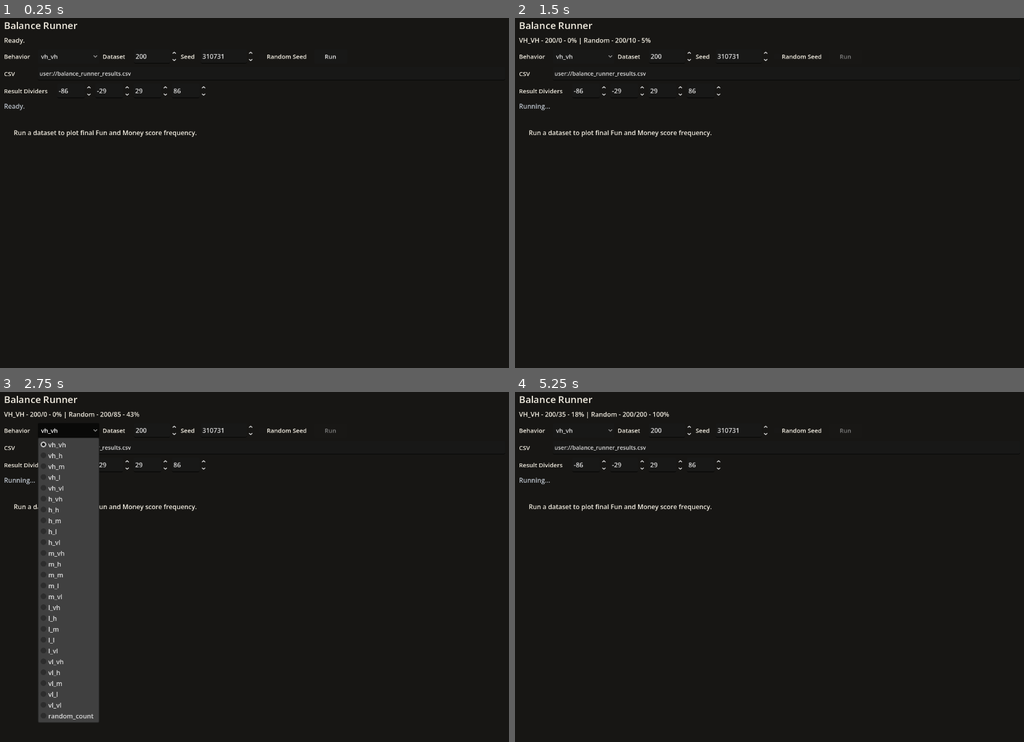
Above: before the commit, frames 1-4 (two rows, left to right).
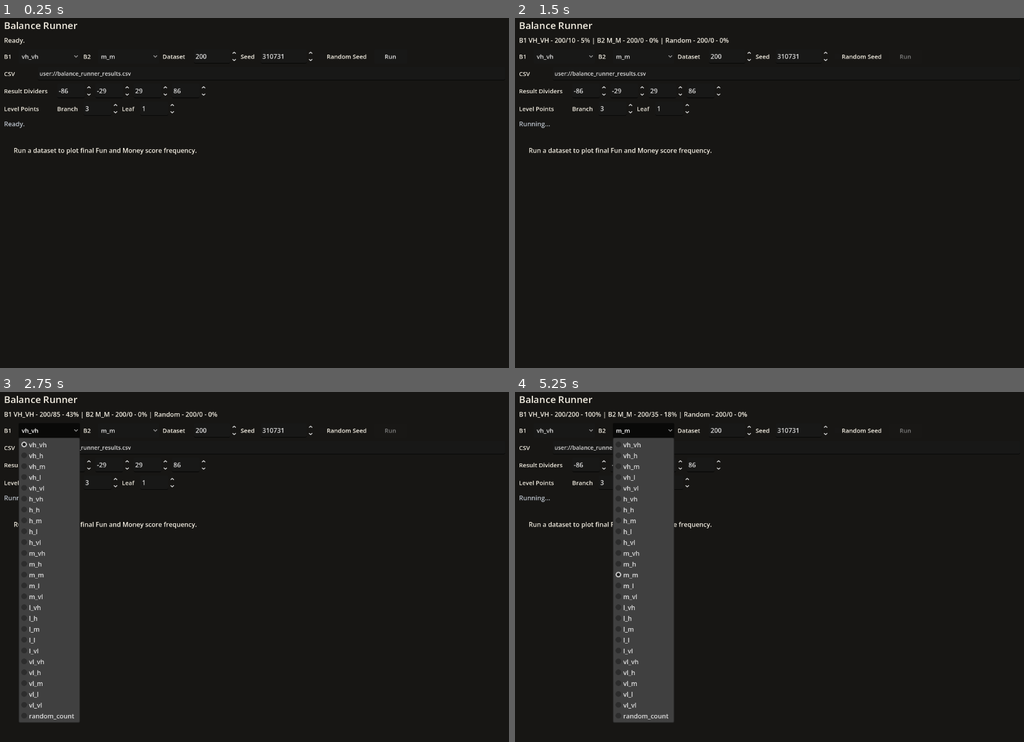
Above: after the commit, the same moments.

Repository: Josephblt/patch-notes
Game: Godot game, scene res://scenes/tools/balance_runner.tscn
Two runs of this game, one before a commit and one after it. Both use one fixed random seed, a clock stepped at 60 frames per second and the inputs below. This scene is started directly instead of the project's main scene.
Inputs (mouse positions are in pixels of both pictures, inside the frame that each line leads up to):
- Up to frame 1 (0.25 s): no input
- Up to frame 2 (1.5 s): click (642, 56) at 0.5 s, where only the run after the commit has a clickable "m_m"; click "Run" at 1.25 s
- Up to frame 3 (2.75 s): click "vh_vh" at 2 s
- Up to frame 4 (5.25 s): click "Random Seed" at 2.75 s; click "vh_vh" at 3.5 s; click "Random Seed" at 4.25 s; click (642, 430) at 5 s, where only the run after the commit has a clickable "m_m"

The runs differ from the first frame. In frame 1, 1.2% of the frame differs, in the area x 0-78%, y 9-39%; in frame 2, 1.6%; in frame 3, 8.0%; in frame 4, 11%, in the area x 0-78%, y 5-95%.

Commit message:
Compare two balance behaviors

Diff:
--- a/src/scenes/tools/balance_runner.tscn
+++ b/src/scenes/tools/balance_runner.tscn
@@ -50,15 +50,28 @@
 theme_override_constants/separation = 8
 
 [node name="BehaviorLabel" type="Label" parent="MarginContainer/VBoxContainer/ControlRow" unique_id=1848555817]
-custom_minimum_size = Vector2(76, 36)
-layout_mode = 2
-theme_override_colors/font_color = Color(0.956863, 0.937255, 0.890196, 1)
-theme_override_font_sizes/font_size = 15
-text = "Behavior"
+custom_minimum_size = Vector2(28, 36)
+layout_mode = 2
+theme_override_colors/font_color = Color(0.956863, 0.937255, 0.890196, 1)
+theme_override_font_sizes/font_size = 15
+text = "B1"
 vertical_alignment = 1
 
 [node name="BehaviorOptions" type="OptionButton" parent="MarginContainer/VBoxContainer/ControlRow" unique_id=1981334746]
-custom_minimum_size = Vector2(140, 36)
+custom_minimum_size = Vector2(120, 36)
+layout_mode = 2
+theme_override_font_sizes/font_size = 15
+
+[node name="Behavior2Label" type="Label" parent="MarginContainer/VBoxContainer/ControlRow"]
+custom_minimum_size = Vector2(28, 36)
+layout_mode = 2
+theme_override_colors/font_color = Color(0.956863, 0.937255, 0.890196, 1)
+theme_override_font_sizes/font_size = 15
+text = "B2"
+vertical_alignment = 1
+
+[node name="Behavior2Options" type="OptionButton" parent="MarginContainer/VBoxContainer/ControlRow"]
+custom_minimum_size = Vector2(120, 36)
 layout_mode = 2
 theme_override_font_sizes/font_size = 15
 
@@ -162,6 +175,48 @@
 min_value = -144.0
 max_value = 144.0
 value = 86.0
+
+[node name="PointRow" type="HBoxContainer" parent="MarginContainer/VBoxContainer"]
+layout_mode = 2
+theme_override_constants/separation = 8
+
+[node name="PointLabel" type="Label" parent="MarginContainer/VBoxContainer/PointRow"]
+custom_minimum_size = Vector2(124, 36)
+layout_mode = 2
+theme_override_colors/font_color = Color(0.956863, 0.937255, 0.890196, 1)
+theme_override_font_sizes/font_size = 15
+text = "Level Points"
+vertical_alignment = 1
+
+[node name="BranchPointLabel" type="Label" parent="MarginContainer/VBoxContainer/PointRow"]
+custom_minimum_size = Vector2(58, 36)
+layout_mode = 2
+theme_override_colors/font_color = Color(0.956863, 0.937255, 0.890196, 1)
+theme_override_font_sizes/font_size = 15
+text = "Branch"
+vertical_alignment = 1
+
+[node name="BranchPointSpinBox" type="SpinBox" parent="MarginContainer/VBoxContainer/PointRow"]
+custom_minimum_size = Vector2(86, 36)
+layout_mode = 2
+min_value = 0.0
+max_value = 20.0
+value = 3.0
+
+[node name="LeafPointLabel" type="Label" parent="MarginContainer/VBoxContainer/PointRow"]
+custom_minimum_size = Vector2(38, 36)
+layout_mode = 2
+theme_override_colors/font_color = Color(0.956863, 0.937255, 0.890196, 1)
+theme_override_font_sizes/font_size = 15
+text = "Leaf"
+vertical_alignment = 1
+
+[node name="LeafPointSpinBox" type="SpinBox" parent="MarginContainer/VBoxContainer/PointRow"]
+custom_minimum_size = Vector2(86, 36)
+layout_mode = 2
+min_value = 0.0
+max_value = 20.0
+value = 1.0
 
 [node name="SummaryLabel" type="Label" parent="MarginContainer/VBoxContainer" unique_id=1813098771]
 custom_minimum_size = Vector2(1000, 28)
--- a/src/scripts/models/trees/score_tree.gd
+++ b/src/scripts/models/trees/score_tree.gd
@@ -6,6 +6,7 @@
 var root_uid: String
 var nodes: Dictionary[String, ScoreTreeNode]
 var _max_level: int
+var _points_by_level: Dictionary[int, int]
 
 
 func _init(
@@ -19,6 +20,7 @@
 	root_uid = tree_root_uid
 	nodes = tree_nodes
 	_max_level = _calculate_max_level()
+	_points_by_level = {}
 
 
 func _calculate_max_level() -> int:
@@ -72,4 +74,13 @@
 
 func get_points(node_uid: String) -> int:
 	var node: ScoreTreeNode = get_node(node_uid)
+	var node_level: int = node.get_level()
+
+	if _points_by_level.has(node_level):
+		return _points_by_level[node_level]
+
 	return 2 * (get_max_level() - node.get_level()) + 1
+
+
+func set_points_for_level(level: int, points: int) -> void:
+	_points_by_level[level] = points
--- a/src/scripts/tools/balance_runner.gd
+++ b/src/scripts/tools/balance_runner.gd
@@ -3,9 +3,15 @@
 
 const SCORE_TREE_DIR: String = "res://data/score_trees"
 const BASELINE_BEHAVIOR: String = "random_count"
+const RUNNER_B1: String = "B1"
+const RUNNER_B2: String = "B2"
+const RUNNER_RANDOM: String = "Random"
 const DEFAULT_GAME_COUNT: int = 200
 const DEFAULT_BEHAVIOR: String = "vh_vh"
+const DEFAULT_BEHAVIOR_2: String = "m_m"
 const DEFAULT_SEED: int = 310731
+const DEFAULT_BRANCH_POINTS: int = 3
+const DEFAULT_LEAF_POINTS: int = 1
 const DEFAULT_OUTPUT_PATH: String = "user://balance_runner_results.csv"
 const SCORE_LEVELS: Array[String] = [
 	"vh",
@@ -20,12 +26,16 @@
 var last_rows: Array[Dictionary] = []
 
 @export var selected_behavior: String = DEFAULT_BEHAVIOR
+@export var selected_behavior_2: String = DEFAULT_BEHAVIOR_2
 @export var game_count: int = DEFAULT_GAME_COUNT
 @export var seed: int = DEFAULT_SEED
+@export var branch_points: int = DEFAULT_BRANCH_POINTS
+@export var leaf_points: int = DEFAULT_LEAF_POINTS
 @export var random_seed: bool = false
 @export var output_path: String = DEFAULT_OUTPUT_PATH
 
 @onready var behavior_options: OptionButton = $MarginContainer/VBoxContainer/ControlRow/BehaviorOptions
+@onready var behavior_2_options: OptionButton = $MarginContainer/VBoxContainer/ControlRow/Behavior2Options
 @onready var game_count_spin_box: SpinBox = $MarginContainer/VBoxContainer/ControlRow/GameCountSpinBox
 @onready var seed_spin_box: SpinBox = $MarginContainer/VBoxContainer/ControlRow/SeedSpinBox
 @onready var random_seed_check_box: CheckBox = $MarginContainer/VBoxContainer/ControlRow/RandomSeedCheckBox
@@ -34,6 +44,8 @@
 @onready var band_divider_2_spin_box: SpinBox = $MarginContainer/VBoxContainer/BandRow/BandDivider2SpinBox
 @onready var band_divider_3_spin_box: SpinBox = $MarginContainer/VBoxContainer/BandRow/BandDivider3SpinBox
 @onready var band_divider_4_spin_box: SpinBox = $MarginContainer/VBoxContainer/BandRow/BandDivider4SpinBox
+@onready var branch_point_spin_box: SpinBox = $MarginContainer/VBoxContainer/PointRow/BranchPointSpinBox
+@onready var leaf_point_spin_box: SpinBox = $MarginContainer/VBoxContainer/PointRow/LeafPointSpinBox
 @onready var run_button: Button = $MarginContainer/VBoxContainer/ControlRow/RunButton
 @onready var progress_label: Label = $MarginContainer/VBoxContainer/ProgressLabel
 @onready var summary_label: Label = $MarginContainer/VBoxContainer/SummaryLabel
@@ -53,6 +65,8 @@
 	_configure_controls()
 	run_button.pressed.connect(_on_run_button_pressed)
 	random_seed_check_box.toggled.connect(_on_random_seed_check_box_toggled)
+	branch_point_spin_box.value_changed.connect(_on_level_points_changed)
+	leaf_point_spin_box.value_changed.connect(_on_level_points_changed)
 	summary_label.text = "Ready."
 
 
@@ -60,8 +74,11 @@
 	var options: Dictionary = _parse_options()
 	var rows: Array[Dictionary] = run_dataset(
 		options.get("behavior", selected_behavior),
+		options.get("behavior2", selected_behavior_2),
 		options.get("games", game_count),
-		options.get("seed", seed)
+		options.get("seed", seed),
+		options.get("branch_points", branch_points),
+		options.get("leaf_points", leaf_points)
 	)
 
 	_write_csv(options.get("output", output_path), rows)
@@ -69,23 +86,31 @@
 
 
 func _configure_controls() -> void:
-	behavior_options.clear()
+	_configure_behavior_options(behavior_options, selected_behavior)
+	_configure_behavior_options(behavior_2_options, selected_behavior_2)
+	game_count_spin_box.value = game_count
+	seed_spin_box.value = seed
+	branch_point_spin_box.value = branch_points
+	leaf_point_spin_box.value = leaf_points
+	random_seed_check_box.button_pressed = random_seed
+	output_path_line_edit.text = output_path
+	_apply_score_level_points(branch_points, leaf_points)
+	_configure_band_divider_controls()
+	_on_random_seed_check_box_toggled(random_seed_check_box.button_pressed)
+
+
+func _configure_behavior_options(option_button: OptionButton, behavior_to_select: String) -> void:
+	option_button.clear()
 
 	for behavior: String in _get_supported_behaviors():
-		behavior_options.add_item(behavior)
-
-	var selected_index: int = _get_supported_behaviors().find(selected_behavior)
+		option_button.add_item(behavior)
+
+	var selected_index: int = _get_supported_behaviors().find(behavior_to_select)
 
 	if selected_index < 0:
 		selected_index = 0
 
-	behavior_options.select(selected_index)
-	game_count_spin_box.value = game_count
-	seed_spin_box.value = seed
-	random_seed_check_box.button_pressed = random_seed
-	output_path_line_edit.text = output_path
-	_configure_band_divider_controls()
-	_on_random_seed_check_box_toggled(random_seed_check_box.button_pressed)
+	option_button.select(selected_index)
 
 
 func _on_run_button_pressed() -> void:
@@ -95,9 +120,13 @@
 	await get_tree().process_frame
 
 	var behavior: String = behavior_options.get_item_text(behavior_options.selected)
+	var behavior_2: String = behavior_2_options.get_item_text(behavior_2_options.selected)
 	var selected_game_count: int = int(game_count_spin_box.value)
 	var selected_seed: int = int(seed_spin_box.value)
+	var selected_branch_points: int = int(branch_point_spin_box.value)
+	var selected_leaf_points: int = int(leaf_point_spin_box.value)
 	var selected_output_path: String = output_path_line_edit.text
+	_apply_score_level_points(selected_branch_points, selected_leaf_points)
 	var selected_score_band_dividers: Array[int] = _get_score_band_dividers_from_controls()
 	var game_seeds: Array[int] = []
 
@@ -106,7 +135,7 @@
 	else:
 		game_seeds = _generate_deterministic_game_seeds(selected_game_count, selected_seed)
 
-	last_rows = await _run_dataset_with_progress(behavior, game_seeds)
+	last_rows = await _run_dataset_with_progress(behavior, behavior_2, game_seeds)
 	_write_csv(selected_output_path, last_rows)
 	var score_axis_bound: int = _calculate_score_axis_bound()
 	graph.call(
@@ -120,47 +149,52 @@
 	summary_label.text = _format_seed_summary(
 		selected_seed,
 		random_seed_check_box.button_pressed,
-		game_seeds.size()
+		game_seeds.size(),
+		selected_branch_points,
+		selected_leaf_points
 	)
 	run_button.disabled = false
 
 
 func _run_dataset_with_progress(
 	behavior: String,
+	behavior_2: String,
 	game_seeds: Array[int]
 ) -> Array[Dictionary]:
 	var rows: Array[Dictionary] = []
-	var behavior_names: Array[String] = _get_behaviors_to_run(behavior)
-	var progress_by_behavior: Dictionary[String, int] = {}
+	var runner_configs: Array[Dictionary] = _get_runner_configs(behavior, behavior_2)
+	var progress_by_runner: Dictionary[String, int] = {}
 	var selected_game_count: int = game_seeds.size()
 
-	for behavior_name: String in behavior_names:
-		progress_by_behavior[behavior_name] = 0
-
-	_render_runner_progress(behavior, selected_game_count, progress_by_behavior)
+	for runner_config: Dictionary in runner_configs:
+		progress_by_runner[runner_config["runner"]] = 0
+
+	_render_runner_progress(runner_configs, selected_game_count, progress_by_runner)
 	await get_tree().process_frame
 
-	for behavior_index: int in range(behavior_names.size()):
-		var behavior_name: String = behavior_names[behavior_index]
+	for runner_config: Dictionary in runner_configs:
+		var runner_name: String = runner_config["runner"]
+		var behavior_name: String = runner_config["behavior"]
 
 		for game_number: int in range(1, selected_game_count + 1):
-			rows.append(_play_game(behavior_name, game_number, game_seeds[game_number - 1]))
-			progress_by_behavior[behavior_name] = game_number
-			_render_runner_progress(behavior, selected_game_count, progress_by_behavior)
+			rows.append(_play_game(runner_name, behavior_name, game_number, game_seeds[game_number - 1]))
+			progress_by_runner[runner_name] = game_number
+			_render_runner_progress(runner_configs, selected_game_count, progress_by_runner)
 			await get_tree().process_frame
 
 	return rows
 
 
 func _render_runner_progress(
-	selected_behavior_name: String,
+	runner_configs: Array[Dictionary],
 	selected_game_count: int,
-	progress_by_behavior: Dictionary[String, int]
+	progress_by_runner: Dictionary[String, int]
 ) -> void:
 	var parts: PackedStringArray = []
 
-	for behavior_name: String in _get_progress_behavior_names(selected_behavior_name):
-		var completed_count: int = progress_by_behavior.get(behavior_name, 0)
+	for runner_config: Dictionary in runner_configs:
+		var runner_name: String = runner_config["runner"]
+		var completed_count: int = progress_by_runner.get(runner_name, 0)
 		var percent_complete: int = 0
 
 		if selected_game_count > 0:
@@ -169,7 +203,7 @@
 			))
 
 		parts.append("%s - %d/%d - %d%%" % [
-			_format_progress_behavior_name(behavior_name),
+			_format_runner_progress_name(runner_config),
 			selected_game_count,
 			completed_count,
 			percent_complete,
@@ -178,29 +212,35 @@
 	progress_label.text = " | ".join(parts)
 
 
-func _get_progress_behavior_names(selected_behavior_name: String) -> Array[String]:
-	if selected_behavior_name == BASELINE_BEHAVIOR:
-		return [BASELINE_BEHAVIOR]
-
-	return [selected_behavior_name, BASELINE_BEHAVIOR]
-
-
-func _format_progress_behavior_name(behavior_name: String) -> String:
-	if behavior_name == BASELINE_BEHAVIOR:
-		return "Random"
-
-	return behavior_name.to_upper()
+func _format_runner_progress_name(runner_config: Dictionary) -> String:
+	var runner_name: String = runner_config["runner"]
+
+	if runner_name == RUNNER_RANDOM:
+		return RUNNER_RANDOM
+
+	return "%s %s" % [runner_name, String(runner_config["behavior"]).to_upper()]
 
 
 func _on_random_seed_check_box_toggled(is_random_seed: bool) -> void:
 	seed_spin_box.editable = not is_random_seed
+
+
+func _on_level_points_changed(_value: float) -> void:
+	_apply_score_level_points(
+		int(branch_point_spin_box.value),
+		int(leaf_point_spin_box.value)
+	)
+	_update_band_divider_limits()
 
 
 func _parse_options() -> Dictionary:
 	var options: Dictionary = {
 		"games": game_count,
 		"behavior": selected_behavior,
+		"behavior2": selected_behavior_2,
 		"seed": seed,
+		"branch_points": branch_points,
+		"leaf_points": leaf_points,
 		"output": output_path,
 	}
 
@@ -209,50 +249,77 @@
 			options["games"] = argument.trim_prefix("--games=").to_int()
 		elif argument.begins_with("--behavior="):
 			options["behavior"] = argument.trim_prefix("--behavior=")
+		elif argument.begins_with("--behavior2="):
+			options["behavior2"] = argument.trim_prefix("--behavior2=")
 		elif argument.begins_with("--seed="):
 			options["seed"] = argument.trim_prefix("--seed=").to_int()
+		elif argument.begins_with("--branch-points="):
+			options["branch_points"] = argument.trim_prefix("--branch-points=").to_int()
+		elif argument.begins_with("--leaf-points="):
+			options["leaf_points"] = argument.trim_prefix("--leaf-points=").to_int()
 		elif argument.begins_with("--output="):
 			options["output"] = argument.trim_prefix("--output=")
 
 	return options
 
 
-func run_dataset(behavior: String, selected_game_count: int, selected_seed: int) -> Array[Dictionary]:
+func run_dataset(
+	behavior: String,
+	behavior_2: String,
+	selected_game_count: int,
+	selected_seed: int,
+	selected_branch_points: int = DEFAULT_BRANCH_POINTS,
+	selected_leaf_points: int = DEFAULT_LEAF_POINTS
+) -> Array[Dictionary]:
+	_apply_score_level_points(selected_branch_points, selected_leaf_points)
+
 	return _run_dataset_with_game_seeds(
 		behavior,
+		behavior_2,
 		_generate_deterministic_game_seeds(selected_game_count, selected_seed)
 	)
 
 
-func _run_dataset_with_game_seeds(behavior: String, game_seeds: Array[int]) -> Array[Dictionary]:
+func _run_dataset_with_game_seeds(
+	behavior: String,
+	behavior_2: String,
+	game_seeds: Array[int]
+) -> Array[Dictionary]:
 	var rows: Array[Dictionary] = []
-	var behavior_names: Array[String] = _get_behaviors_to_run(behavior)
-
-	for behavior_name: String in behavior_names:
-		rows.append_array(_play_behavior(behavior_name, game_seeds))
+
+	for runner_config: Dictionary in _get_runner_configs(behavior, behavior_2):
+		rows.append_array(_play_behavior(
+			runner_config["runner"],
+			runner_config["behavior"],
+			game_seeds
+		))
 
 	return rows
 
 
-func _get_behaviors_to_run(behavior: String) -> Array[String]:
-	var behavior_names: Array[String] = [BASELINE_BEHAVIOR]
-
-	if behavior != BASELINE_BEHAVIOR:
-		behavior_names.append(behavior)
-
-	return behavior_names
-
-
-func _play_behavior(behavior: String, game_seeds: Array[int]) -> Array[Dictionary]:
+func _get_runner_configs(behavior: String, behavior_2: String) -> Array[Dictionary]:
+	return [
+		{"runner": RUNNER_B1, "behavior": behavior},
+		{"runner": RUNNER_B2, "behavior": behavior_2},
+		{"runner": RUNNER_RANDOM, "behavior": BASELINE_BEHAVIOR},
+	]
+
+
+func _play_behavior(runner: String, behavior: String, game_seeds: Array[int]) -> Array[Dictionary]:
 	var rows: Array[Dictionary] = []
 
 	for game_number: int in range(1, game_seeds.size() + 1):
-		rows.append(_play_game(behavior, game_number, game_seeds[game_number - 1]))
+		rows.append(_play_game(runner, behavior, game_number, game_seeds[game_number - 1]))
 
 	return rows
 
 
-func _play_game(behavior: String, game_number: int, selected_seed: int) -> Dictionary:
+func _play_game(
+	runner: String,
+	behavior: String,
+	game_number: int,
+	selected_seed: int
+) -> Dictionary:
 	var feature_deck: FeatureDeck = FeatureDeckBuilder.build(score_trees)
 	feature_deck.shuffle(selected_seed)
 
@@ -260,9 +327,12 @@
 	var random_number_generator: RandomNumberGenerator = RandomNumberGenerator.new()
 	random_number_generator.seed = selected_seed
 	var row: Dictionary = {
+		"runner": runner,
 		"behavior": behavior,
 		"game": game_number,
 		"seed": selected_seed,
+		"branch_points": _get_branch_points(),
+		"leaf_points": _get_leaf_points(),
 		"total_selected": 0,
 	}
 
@@ -462,12 +532,12 @@
 	var series: Dictionary[String, Dictionary] = {}
 
 	for row: Dictionary in rows:
-		var behavior: String = row["behavior"]
+		var runner: String = row.get("runner", row["behavior"])
 
 		for score_tree: ScoreTree in score_trees:
 			var tree_name: String = score_tree.get_display_name()
 			var column_name: String = "final_%s" % tree_name.to_lower()
-			var series_name: String = "%s %s" % [behavior, tree_name]
+			var series_name: String = "%s %s" % [runner, tree_name]
 			var final_score: int = row[column_name]
 
 			if not series.has(series_name):
@@ -481,12 +551,19 @@
 func _format_seed_summary(
 	selected_seed: int,
 	is_random_seed: bool,
-	game_seed_count: int
+	game_seed_count: int,
+	selected_branch_points: int,
+	selected_leaf_points: int
 ) -> String:
+	var point_summary: String = "Branch: %d | Leaf: %d" % [
+		selected_branch_points,
+		selected_leaf_points,
+	]
+
 	if is_random_seed:
-		return "Random Seeds: %d" % game_seed_count
-
-	return "Seed: %d" % selected_seed
+		return "Random Seeds: %d | %s" % [game_seed_count, point_summary]
+
+	return "Seed: %d | %s" % [selected_seed, point_summary]
 
 
 func _generate_deterministic_game_seeds(selected_game_count: int, selected_seed: int) -> Array[int]:
@@ -507,6 +584,29 @@
 		game_seeds.append(random_number_generator.randi_range(1, 999999999))
 
 	return game_seeds
+
+
+func _apply_score_level_points(selected_branch_points: int, selected_leaf_points: int) -> void:
+	for score_tree: ScoreTree in score_trees:
+		score_tree.set_points_for_level(score_tree.get_max_level() - 1, selected_branch_points)
+		score_tree.set_points_for_level(score_tree.get_max_level(), selected_leaf_points)
+
+
+func _get_branch_points() -> int:
+	if score_trees.is_empty():
+		return DEFAULT_BRANCH_POINTS
+
+	var score_tree: ScoreTree = score_trees[0]
+	return score_tree.get_points(score_tree.get_children(score_tree.get_root_uid())[0].get_uid())
+
+
+func _get_leaf_points() -> int:
+	if score_trees.is_empty():
+		return DEFAULT_LEAF_POINTS
+
+	var score_tree: ScoreTree = score_trees[0]
+	var branch_node: ScoreTreeNode = score_tree.get_children(score_tree.get_root_uid())[0]
+	return score_tree.get_points(score_tree.get_children(branch_node.get_uid())[0].get_uid())
 
 
 func _calculate_score_axis_bound() -> int:
@@ -541,6 +641,14 @@
 		spin_box.min_value = -score_axis_bound
 		spin_box.max_value = score_axis_bound
 		spin_box.value = dividers[divider_index]
+
+
+func _update_band_divider_limits() -> void:
+	var score_axis_bound: int = _calculate_score_axis_bound()
+
+	for spin_box: SpinBox in _get_band_divider_spin_boxes():
+		spin_box.min_value = -score_axis_bound
+		spin_box.max_value = score_axis_bound
 
 
 func _get_default_raw_score_dividers(score_axis_bound: int) -> Array[int]:
@@ -585,9 +693,12 @@
 		return
 
 	var headers: Array[String] = [
+		"runner",
 		"behavior",
 		"game",
 		"seed",
+		"branch_points",
+		"leaf_points",
 		"r1_fun",
 		"r1_money",
 		"r1_selected",
--- a/src/scripts/tools/frequency_graph.gd
+++ b/src/scripts/tools/frequency_graph.gd
@@ -8,12 +8,23 @@
 const TEXT_COLOR: Color = Color(0.956863, 0.937255, 0.890196, 1)
 const BAND_COLOR: Color = Color(0.16, 0.17, 0.17, 1)
 const BAND_LINE_COLOR: Color = Color(0.38, 0.39, 0.39, 1)
-const SERIES_COLORS: Array[Color] = [
-	Color(0.29, 0.66, 0.95, 1),
-	Color(0.35, 0.85, 0.73, 1),
-	Color(0.95, 0.70, 0.30, 1),
-	Color(0.96, 0.42, 0.42, 1),
+const SERIES_ORDER: Array[String] = [
+	"B1 Fun",
+	"B1 Money",
+	"B2 Fun",
+	"B2 Money",
+	"Random Fun",
+	"Random Money",
 ]
+const SERIES_COLORS: Dictionary[String, Color] = {
+	"B1 Fun": Color(0.96, 0.30, 0.30, 1),
+	"B1 Money": Color(0.62, 0.08, 0.08, 1),
+	"B2 Fun": Color(0.29, 0.58, 0.96, 1),
+	"B2 Money": Color(0.08, 0.24, 0.70, 1),
+	"Random Fun": Color(0.72, 0.72, 0.72, 1),
+	"Random Money": Color(0.44, 0.44, 0.44, 1),
+}
+const FALLBACK_SERIES_COLOR: Color = Color(0.35, 0.85, 0.73, 1)
 const PADDING_LEFT: float = 58.0
 const PADDING_TOP: float = 28.0
 const PADDING_RIGHT: float = 26.0
@@ -167,8 +178,7 @@
 
 	var legend_x: float = plot_rect.position.x + plot_rect.size.x - 260.0
 	var legend_y: float = plot_rect.position.y + 18.0
-	var behavior_names: Array[String] = series_by_behavior.keys()
-	behavior_names.sort()
+	var behavior_names: Array[String] = _get_series_names()
 
 	for behavior_index: int in range(behavior_names.size()):
 		_draw_legend_item(
@@ -176,7 +186,7 @@
 			font_size,
 			Vector2(legend_x, legend_y + (behavior_index * 20.0)),
 			behavior_names[behavior_index],
-			_get_series_color(behavior_index)
+			_get_series_color(behavior_names[behavior_index])
 		)
 
 
@@ -186,16 +196,14 @@
 
 
 func _draw_series(plot_rect: Rect2) -> void:
-	var behavior_names: Array[String] = series_by_behavior.keys()
-	behavior_names.sort()
-
-	for behavior_index: int in range(behavior_names.size()):
-		var behavior: String = behavior_names[behavior_index]
+	var behavior_names: Array[String] = _get_series_names()
+
+	for behavior: String in behavior_names:
 
 		_draw_behavior_series(
 			plot_rect,
 			series_by_behavior[behavior],
-			_get_series_color(behavior_index)
+			_get_series_color(behavior)
 		)
 
 
@@ -250,8 +258,22 @@
 	)
 
 
-func _get_series_color(series_index: int) -> Color:
-	return SERIES_COLORS[series_index % SERIES_COLORS.size()]
+func _get_series_names() -> Array[String]:
+	var series_names: Array[String] = []
+	var remaining_names: Array[String] = series_by_behavior.keys()
+	remaining_names.sort()
+
+	for preferred_name: String in SERIES_ORDER:
+		if series_by_behavior.has(preferred_name):
+			series_names.append(preferred_name)
+			remaining_names.erase(preferred_name)
+
+	series_names.append_array(remaining_names)
+	return series_names
+
+
+func _get_series_color(series_name: String) -> Color:
+	return SERIES_COLORS.get(series_name, FALLBACK_SERIES_COLOR)
 
 
 func _recalculate_max_frequency() -> void:
